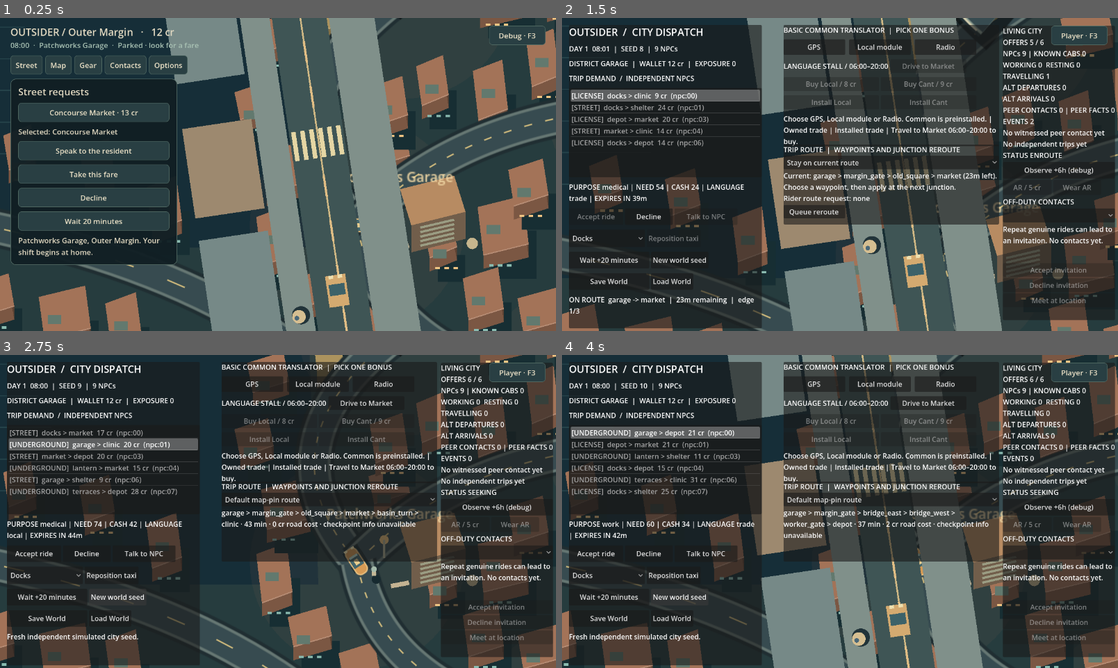
Above: before the commit, frames 1-4 (two rows, left to right).
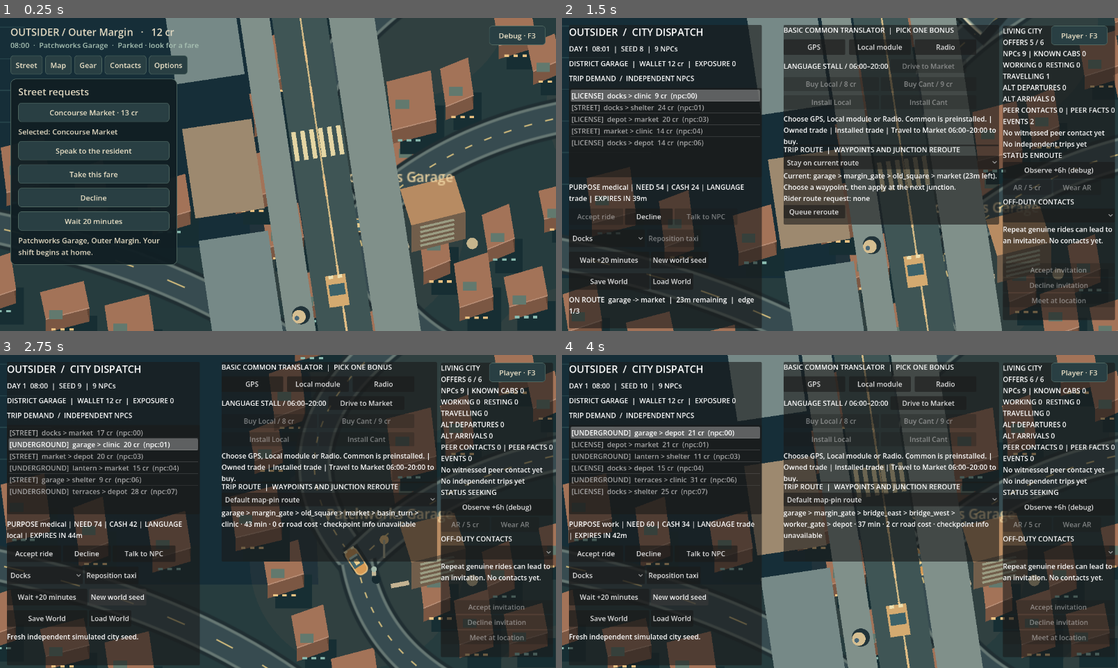
Above: after the commit, the same moments.

Repository: MohamedXIV/outsider-driver-2d
Game: Godot game, scene res://scenes/sandbox.tscn
Same seed, same stepped clock (60 frames per second), same inputs: the game is played once before the commit and once after it.
Inputs:
- Up to frame 1 (0.25 s): no input
- Up to frame 2 (1.5 s): click "Debug · F3" at 0.5 s; click "Accept ride" at 1.25 s
- Up to frame 3 (2.75 s): click "New world seed" at 2 s
- Up to frame 4 (4 s): click "Accept ride" at 2.75 s; click "New world seed" at 3.5 s

The runs differ from the first frame. In frame 1, 13% of the frame differs, in the area x 0-100%, y 0-100%; in frame 2, 10%; in frame 3, 16%; in frame 4, 11%.

Commit message:
feat: ground bridge supports and join elevated ramp surfaces without changing topology

Diff:
--- /dev/null
+++ b/docs/evidence/bridge-2026-10-17/06-underpass-wide.json
@@ -0,0 +1 @@
+{"edge_elapsed":7,"minute":589,"node":"basin_turn","position":"(6238.154, 0.0, 3443.419)","route":["clinic","basin_turn","market","old_square","margin_gate","bridge_east","bridge_west","worker_gate","depot"],"segment":1,"zoom":1.25}
--- /dev/null
+++ b/docs/evidence/bridge-2026-10-17/06-underpass.json
@@ -0,0 +1 @@
+{"edge_elapsed":7,"minute":589,"node":"basin_turn","position":"(6238.154, 0.0, 3443.419)","route":["clinic","basin_turn","market","old_square","margin_gate","bridge_east","bridge_west","worker_gate","depot"],"segment":1,"zoom":2.6}
--- /dev/null
+++ b/docs/evidence/bridge-2026-10-17/07-ramp-wide.json
@@ -0,0 +1 @@
+{"edge_elapsed":3,"minute":609,"node":"margin_gate","position":"(7660.19, 73.15032, 4575.702)","route":["clinic","basin_turn","market","old_square","margin_gate","bridge_east","bridge_west","worker_gate","depot"],"segment":4,"zoom":1.25}
--- /dev/null
+++ b/docs/evidence/bridge-2026-10-17/07-ramp.json
@@ -0,0 +1 @@
+{"edge_elapsed":3,"minute":609,"node":"margin_gate","position":"(7660.19, 73.15032, 4575.702)","route":["clinic","basin_turn","market","old_square","margin_gate","bridge_east","bridge_west","worker_gate","depot"],"segment":4,"zoom":2.6}
--- /dev/null
+++ b/docs/evidence/bridge-2026-10-17/08-deck-wide.json
@@ -0,0 +1 @@
+{"edge_elapsed":2,"minute":615,"node":"bridge_east","position":"(5821.135, 160.0, 3678.826)","route":["clinic","basin_turn","market","old_square","margin_gate","bridge_east","bridge_west","worker_gate","depot"],"segment":5,"zoom":1.25}
--- /dev/null
+++ b/docs/evidence/bridge-2026-10-17/08-deck.json
@@ -0,0 +1 @@
+{"edge_elapsed":2,"minute":615,"node":"bridge_east","position":"(5821.135, 160.0, 3678.826)","route":["clinic","basin_turn","market","old_square","margin_gate","bridge_east","bridge_west","worker_gate","depot"],"segment":5,"zoom":2.6}
--- /dev/null
+++ b/docs/evidence/bridge-2026-10-17/09-connected-descent-wide.json
@@ -0,0 +1 @@
+{"edge_elapsed":3,"minute":621,"node":"bridge_west","position":"(4206.066, 68.04, 2507.672)","route":["clinic","basin_turn","market","old_square","margin_gate","bridge_east","bridge_west","worker_gate","depot"],"segment":6,"zoom":1.25}
--- /dev/null
+++ b/docs/evidence/bridge-2026-10-17/09-connected-descent.json
@@ -0,0 +1 @@
+{"edge_elapsed":3,"minute":621,"node":"bridge_west","position":"(4206.066, 68.04, 2507.672)","route":["clinic","basin_turn","market","old_square","margin_gate","bridge_east","bridge_west","worker_gate","depot"],"segment":6,"zoom":2.6}
--- /dev/null
+++ b/scripts/sandbox/sandbox_bridge_presentation.gd
@@ -0,0 +1,66 @@
+class_name SandboxBridgePresentation
+extends RefCounted
+
+# Presentation geometry sampled from the legal graph, never new road links.
+# Ground carriageways remain clear of pier footings at apparent crossings.
+static func footing_clear(at: Vector2) -> bool:
+	for key in SandboxCityData.EDGES:
+		var pair: PackedStringArray=str(key).split("|")
+		if SandboxRoads.map_position(pair[0]).y>0 or SandboxRoads.map_position(pair[1]).y>0: continue
+		var previous: Vector2=SandboxCityView.project(SandboxRoads.sample_edge(pair[0],pair[1],0.0))
+		for i in range(1,65):
+			var next: Vector2=SandboxCityView.project(SandboxRoads.sample_edge(pair[0],pair[1],float(i)/64.0))
+			if Geometry2D.get_closest_point_to_segment(at,previous,next).distance_to(at)<31.0: return false
+			previous=next
+	return true
+
+static func thickness(height: float) -> float:
+	return clampf(height*.24,0.0,6.0)
+
+static func supports(a: String,b: String) -> Array[Dictionary]:
+	var result: Array[Dictionary]=[]
+	for i in range(5,45,7):
+		var phase: float=float(i)/48.0
+		var p: Vector3=SandboxRoads.sample_edge(a,b,phase)
+		if p.y<80.0: continue
+		var next: Vector3=SandboxRoads.sample_edge(a,b,phase+.01)
+		var ground: Vector3=Vector3(p.x,0,p.z)
+		next.y=0.0
+		var normal: Vector2=(SandboxCityView.project(next)-SandboxCityView.project(ground)).normalized().orthogonal()
+		var feet: Array[Vector2]=[]
+		var caps: Array[Vector2]=[]
+		for side in [-1,1]:
+			feet.append(SandboxCityView.project(ground)+normal*float(side)*18.0)
+			caps.append(SandboxCityView.project(p)+normal*float(side)*18.0+Vector2(0,5))
+		if not footing_clear(feet[0]) or not footing_clear(feet[1]): continue
+		result.append({"feet":feet,"caps":caps,"height":p.y})
+	return result
+
+static func paint_structure(canvas: Node2D,a: String,b: String) -> void:
+	var shadows: PackedVector2Array=[]
+	for i in range(49):
+		var p: Vector3=SandboxRoads.sample_edge(a,b,float(i)/48.0)
+		p.y=0.0;shadows.append(SandboxCityView.project(p)+Vector2(5,7))
+	canvas.draw_polyline(shadows,Color(.025,.035,.04,.45),36,true)
+	# Retaining faces rise continuously from the actual ramp toe. Their height
+	# comes from the same smooth elevation profile as the moving taxi.
+	for i in range(48):
+		var p: Vector3=SandboxRoads.sample_edge(a,b,float(i)/48.0)
+		var q: Vector3=SandboxRoads.sample_edge(a,b,float(i+1)/48.0)
+		if maxf(p.y,q.y)>80.0 or is_equal_approx(p.y,q.y): continue
+		var ground_p: Vector3=Vector3(p.x,0,p.z)
+		var ground_q: Vector3=Vector3(q.x,0,q.z)
+		var normal: Vector2=(SandboxCityView.project(ground_q)-SandboxCityView.project(ground_p)).normalized().orthogonal()
+		for side in [-1,1]:
+			var offset: Vector2=normal*float(side)*14.0
+			canvas.draw_colored_polygon(PackedVector2Array([
+				SandboxCityView.project(ground_p)+offset,SandboxCityView.project(ground_q)+offset,
+				SandboxCityView.project(q)+offset,SandboxCityView.project(p)+offset]),Color("526761"))
+	for station in supports(a,b):
+		for i in range(2):
+			var foot: Vector2=station["feet"][i]
+			var cap: Vector2=station["caps"][i]
+			canvas.draw_rect(Rect2(foot-Vector2(7,3),Vector2(14,6)),Color("334b49"))
+			canvas.draw_line(foot,cap,Color("8b9688"),7.0,true)
+			canvas.draw_line(foot+Vector2(3,0),cap+Vector2(3,0),Color("4e625c"),2.0,true)
+		canvas.draw_line(station["caps"][0],station["caps"][1],Color("687b70"),6.0,true)
--- a/scripts/sandbox/sandbox_city_view.gd
+++ b/scripts/sandbox/sandbox_city_view.gd
@@ -46,8 +46,14 @@
 				for other in SandboxCityData.EDGES:
 					var pair: PackedStringArray = str(other).split("|")
 					for j in range(21):
-						if at.distance_to(project(SandboxRoads.sample_edge(pair[0],pair[1],float(j)/20))) < 32:
+						var road: Vector3=SandboxRoads.sample_edge(pair[0],pair[1],float(j)/20)
+						if at.distance_to(project(road)) < 32:
 							valid = false
+						if road.y>0.0:
+							road.y=0.0
+							# Reserve actual ground under the deck for supports and
+							# the underpass; facade footprints cannot occupy a pier.
+							if Rect2(at,Vector2(42,45)).grow(30).has_point(project(road)): valid=false
 				for existing in _blocks:
 					if at.distance_to(existing["at"]) < 42: valid=false
 				if valid:
@@ -56,7 +62,7 @@
 
 	# Godot retains static CanvasItem drawing commands. Camera movement does
 	# not require rebuilding curves, facades and supports every frame.
-	for role in ["background","ground","deck","above"]:
+	for role in ["background","structure","ground","deck","above"]:
 		var layer: Node2D=Node2D.new()
 		layer.name=role.capitalize();layer.z_index=_layers.size()
 		layer.draw.connect(paint.bind(layer,role))
@@ -85,36 +91,42 @@
 	_layers["ground"].queue_redraw()
 	_layers["above"].queue_redraw()
 
-func _road(canvas: Node2D, a: String, b: String, elevated: bool) -> void:
+func _road(canvas: Node2D, a: String, b: String, elevated: bool, pass_index: int=-1) -> void:
 	var points: PackedVector2Array = []
 	for i in range(49): points.append(project(SandboxRoads.sample_edge(a,b,float(i)/48)))
-	if elevated:
-		var shadows: PackedVector2Array = []
+	if elevated and pass_index in [-1,0]:
+		var underside: PackedVector2Array=[]
 		for i in range(49):
-			var ground: Vector3 = SandboxRoads.sample_edge(a,b,float(i)/48)
-			ground.y=0
-			shadows.append(project(ground)+Vector2(8,10))
-		canvas.draw_polyline(shadows,Color(0.025,0.035,0.04,.65),38,true)
-		for i in range(5,45,7):
-			var p: Vector3 = SandboxRoads.sample_edge(a,b,float(i)/48)
-			var ground: Vector3 = p; ground.y=0
-			canvas.draw_line(project(ground)+Vector2(13,4),project(p)+Vector2(13,0),Color("6d7772"),9,true)
-			canvas.draw_circle(project(ground)+Vector2(13,4),7,Color("435452"))
-	canvas.draw_polyline(points,Color("202e32"),34,true)
-	canvas.draw_polyline(points,Color("8c9d91") if elevated else Color("667773"),28,true)
-	canvas.draw_polyline(points,Color("374b50"),23,true)
+			var p: Vector3=SandboxRoads.sample_edge(a,b,float(i)/48.0)
+			underside.append(points[i]+Vector2(0,SandboxBridgePresentation.thickness(p.y)))
+		canvas.draw_polyline(underside,Color("4d605a"),33.0,true)
+	if pass_index in [-1,0]: canvas.draw_polyline(points,Color("202e32"),34,true)
+	if pass_index in [-1,1]: canvas.draw_polyline(points,Color("8c9d91") if elevated else Color("667773"),28,true)
+	if pass_index in [-1,2]: canvas.draw_polyline(points,Color("374b50"),23,true)
+	if pass_index not in [-1,3]: return
 	for i in range(0,47,3):
 		canvas.draw_line(points[i],points[i+1],Color("d2bc7d"),1.1,true)
 	if elevated:
+		for i in range(4,46,8):
+			var normal: Vector2=(points[i+1]-points[i]).normalized().orthogonal()
+			canvas.draw_line(points[i]-normal*11.0,points[i]+normal*11.0,Color("637570"),1.0,true)
 		for side in [-1,1]:
 			var rail: PackedVector2Array = []
-			for i in range(48):
-				var normal: Vector2 = (points[i+1]-points[i]).normalized().orthogonal()
+			for i in range(49):
+				if SandboxRoads.map_position(a).y>0.0 and points[i].distance_to(points[0])<17.0: continue
+				if SandboxRoads.map_position(b).y>0.0 and points[i].distance_to(points[48])<17.0: continue
+				var normal: Vector2 = (points[mini(i+1,48)]-points[maxi(0,i-1)]).normalized().orthogonal()
 				rail.append(points[i]+normal*float(side)*14)
 			canvas.draw_polyline(rail,Color("d2ccad"),1.6,true)
 
 func paint(canvas: Node2D, role: String) -> void:
 	if world == null: return
+	if role=="structure":
+		for key in SandboxCityData.EDGES:
+			var pair: PackedStringArray=str(key).split("|")
+			if SandboxRoads.map_position(pair[0]).y>0 or SandboxRoads.map_position(pair[1]).y>0:
+				SandboxBridgePresentation.paint_structure(canvas,pair[0],pair[1])
+		return
 	if role in ["ground","above"]:
 		_draw_people(canvas,role=="above")
 		var above: bool=world.player_position(visual_fraction).y>0
@@ -123,10 +135,19 @@
 		if above==(role=="above"): _taxi(canvas)
 		return
 	if role=="deck":
-		for key in SandboxCityData.EDGES:
-			var pair: PackedStringArray=str(key).split("|")
-			if SandboxRoads.map_position(pair[0]).y>0 or SandboxRoads.map_position(pair[1]).y>0:
-				_road(canvas,pair[0],pair[1],true)
+		# Paint outlines, curbs and surfaces in separate passes so one edge's
+		# butt end cannot cover its legal neighbor's asphalt at the ramp join.
+		for pass_index in range(4):
+			for key in SandboxCityData.EDGES:
+				var pair: PackedStringArray=str(key).split("|")
+				if SandboxRoads.map_position(pair[0]).y>0 or SandboxRoads.map_position(pair[1]).y>0:
+					_road(canvas,pair[0],pair[1],true,pass_index)
+			if pass_index==3: continue
+			for node in SandboxCityData.NODES:
+				var at: Vector3=SandboxRoads.map_position(str(node))
+				if at.y<=0.0 or SandboxRoads.LINKS[node].size()!=2: continue
+				canvas.draw_circle(project(at),[17.0,14.0,11.5][pass_index],
+					[Color("202e32"),Color("8c9d91"),Color("374b50")][pass_index])
 		return
 	canvas.draw_rect(Rect2(-1500,-1500,6000,6000),Color("263c3e"))
 	# The working cargo basin is water, never a driveable surface.
--- /dev/null
+++ b/tests/test_bridge_structure.gd
@@ -0,0 +1,15 @@
+extends SceneTree
+func _initialize() -> void:
+	var graph: Dictionary=SandboxCityData.EDGES.duplicate(true)
+	var supports: Array[Dictionary]=SandboxBridgePresentation.supports("bridge_east","bridge_west")
+	assert(supports.size()>=3,"The elevated span needs visible structural support")
+	for station in supports:
+		assert(station["height"]>=80.0)
+		for foot in station["feet"]:
+			assert(SandboxBridgePresentation.footing_clear(foot),"No footing may obstruct the underpass carriageway")
+	assert(SandboxBridgePresentation.thickness(0.0)==0.0)
+	assert(SandboxBridgePresentation.thickness(160.0)==6.0)
+	assert(not SandboxRoads.connected("basin_turn","bridge_east"))
+	assert(SandboxCityData.EDGES==graph,"Presentation cannot invent a road connection")
+	print("BRIDGE_STRUCTURE_PASS supported span, unobstructed ground carriageways, tapered ramp and graph preservation")
+	quit()
--- a/tests/test_city_presentation.gd
+++ b/tests/test_city_presentation.gd
@@ -39,6 +39,10 @@
 		if not phase.is_empty() and not captured.has(phase) and world.route_edge_elapsed>=int(SandboxRoads.edge_minutes(a,b)*(.7 if phase=="06-underpass" else .5)):
 			captured[phase]=true;scene._city.visual_fraction=.3
 			await shot(phase)
+			var zoom: float=scene._city.zoom_preference
+			scene._city.zoom_preference=SandboxCityView.MIN_ZOOM;scene._city._zoom=SandboxCityView.MIN_ZOOM
+			await shot(phase+"-wide")
+			scene._city.zoom_preference=zoom;scene._city._zoom=zoom
 		world.advance(1)
 	assert(captured.size()==4)
 	await shot("10-worker-belt-arrival")
@@ -52,4 +56,4 @@
 	await RenderingServer.frame_post_draw
 	assert(root.get_texture().get_image().save_png(SHOTS.path_join(label+".png"))==OK)
 	var file: FileAccess=FileAccess.open(SHOTS.path_join(label+".json"),FileAccess.WRITE)
-	file.store_string(JSON.stringify({"minute":world.minute,"node":world.player_district,"position":str(world.player_position(scene._city.visual_fraction)),"route":world.route_nodes,"segment":world.route_segment,"edge_elapsed":world.route_edge_elapsed}))
+	file.store_string(JSON.stringify({"minute":world.minute,"node":world.player_district,"position":str(world.player_position(scene._city.visual_fraction)),"route":world.route_nodes,"segment":world.route_segment,"edge_elapsed":world.route_edge_elapsed,"zoom":scene._city._zoom}))
--- a/tests/test_city_render_cache.gd
+++ b/tests/test_city_render_cache.gd
@@ -5,9 +5,14 @@
 	var city: Node=scene._city
 	assert(city.get("_layers") is Dictionary,"Static city and moving actors need separate redraw layers")
 	await process_frame;await process_frame
-	assert(city._layers.size()==4)
+	assert(city._layers.size()==5)
+	assert(city._layers["structure"].z_index<city._layers["ground"].z_index)
 	assert(city._layers["ground"].z_index<city._layers["deck"].z_index)
 	assert(city._layers["above"].z_index>city._layers["deck"].z_index)
+	for station in SandboxBridgePresentation.supports("bridge_east","bridge_west"):
+		for foot in station["feet"]:
+			for block in city._blocks:
+				assert(not Rect2(block["at"],block["size"]).grow(7).has_point(foot),"A facade footprint cannot occupy a bridge footing")
 	var before: Dictionary=scene._world.snapshot()
 	city.visual_fraction=.6
 	await process_frame
Binary file added: docs/evidence/bridge-2026-10-17/06-underpass-wide.png
Binary file added: docs/evidence/bridge-2026-10-17/06-underpass.png
Binary file added: docs/evidence/bridge-2026-10-17/07-ramp-wide.png
Binary file added: docs/evidence/bridge-2026-10-17/07-ramp.png
Binary file added: docs/evidence/bridge-2026-10-17/08-deck-wide.png
Binary file added: docs/evidence/bridge-2026-10-17/08-deck.png
Binary file added: docs/evidence/bridge-2026-10-17/09-connected-descent-wide.png
Binary file added: docs/evidence/bridge-2026-10-17/09-connected-descent.png
Not shown, added: docs/BRIDGE_PRESENTATION.md
Not shown, changed: docs/OVERNIGHT_COMPLETION.md
Not shown, changed: docs/PEDESTRIAN_STREET_PILOT.md
Not shown, changed: docs/PLAYABILITY_FEEDBACK.md
(and 2 more such lines)
